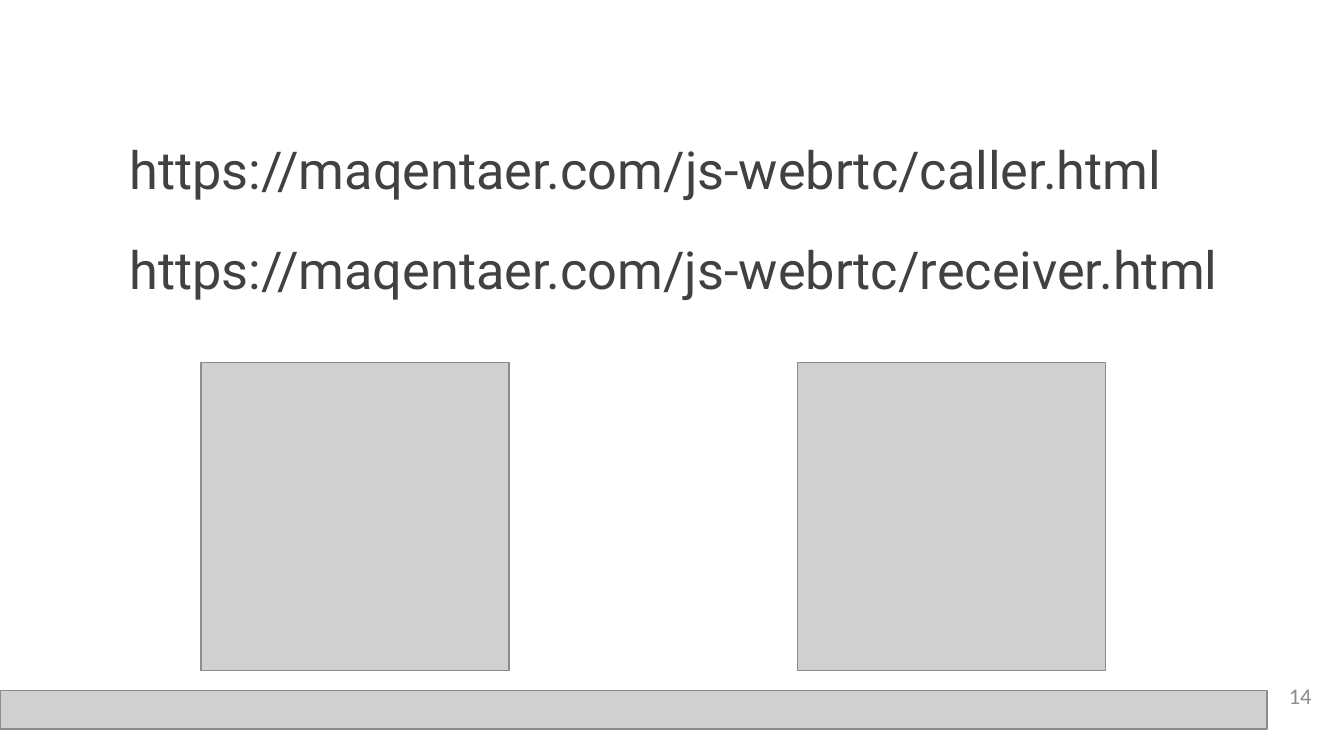
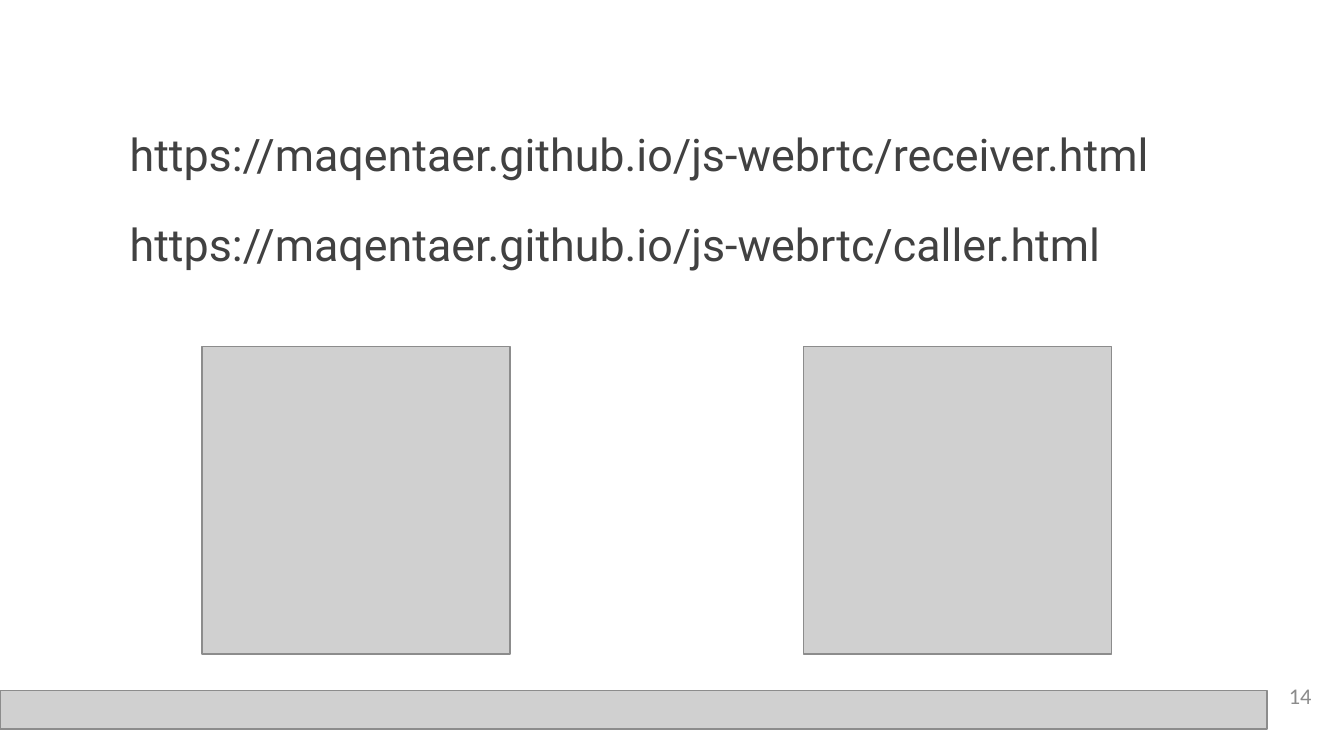
Before and after one commit to Maqentaer/js-webrtc, a slide deck: slide 14 of presentation.pptx. Drawn at 1344x756 pixels with LibreOffice and Linux fonts; fonts in the diff are those of the drawing; grey boxes stand for pictures. Boxes give left, top, right and bottom in pixels: in the first picture for what was removed or moved away, otherwise in the second. Text is boxed around its words. In the diff, an @@ line names an element or a change of style, - is before the commit and + after.

```diff
--- a/presentation.pptx
+++ b/presentation.pptx
@@ text at <box>130,137,1149,181</box>: text changed; size 28 to 24 pt @@
-https://maqentaer.com/js-webrtc/receiver.html
+https://maqentaer.github.io/js-webrtc/receiver.html
@@ text at <box>130,227,1100,271</box>: text changed; size 28 to 24 pt @@
-https://maqentaer.com/js-webrtc/caller.html
+https://maqentaer.github.io/js-webrtc/caller.html
@@ picture: place and size @@
-picture at <box>202,363,509,671</box>
+picture at <box>202,347,509,655</box>
@@ picture: place and size @@
-picture at <box>797,363,1105,671</box>
+picture at <box>804,347,1111,655</box>
```
Also in this commit, not shown: 1 other slide changed, 1 other file.
